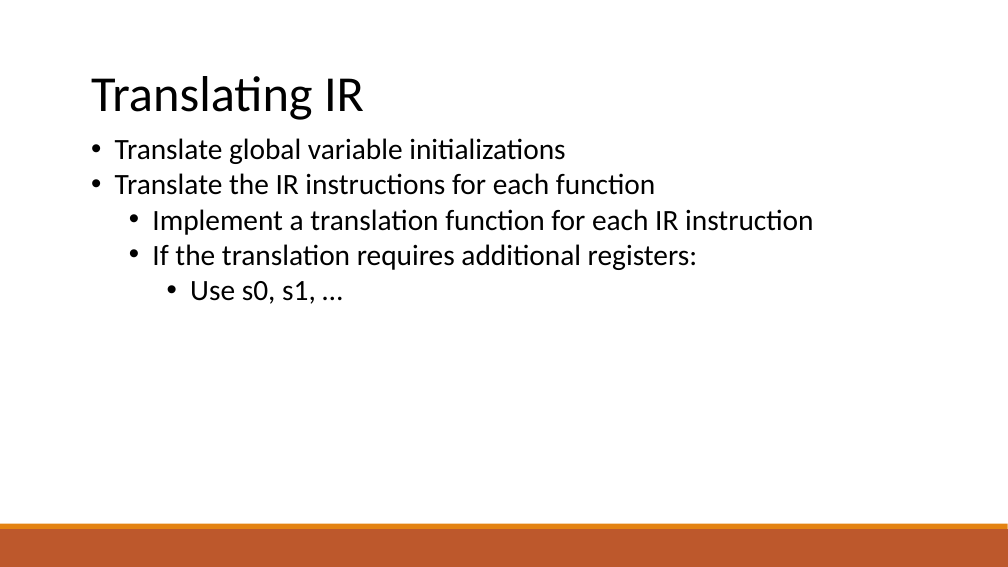
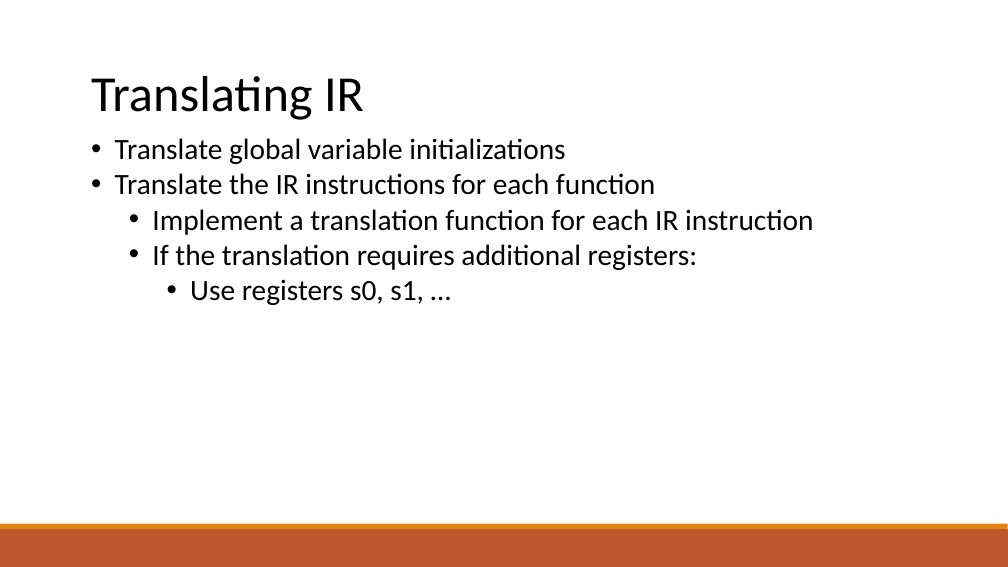
Before and after one commit to raghadzeidan/COMPILATION_TAU_FOR_STUDENTS, a slide deck: slide 32 of new_slides/codegen.pptx. Drawn at 1008x567 pixels with LibreOffice and Linux fonts; fonts in the diff are those of the drawing. Boxes give left, top, right and bottom in pixels: in the first picture for what was removed or moved away, otherwise in the second. Text is boxed around its words. In the diff, an @@ line names an element or a change of style, - is before the commit and + after.

```diff
--- a/new_slides/codegen.pptx
+++ b/new_slides/codegen.pptx
@@ text at box(190, 279, 424, 305): text changed @@
-    • Use s0, s1, …
+    • Use registers s0, s1, …
```
Also in this commit, not shown: 5 other slides changed, 1 other file.
